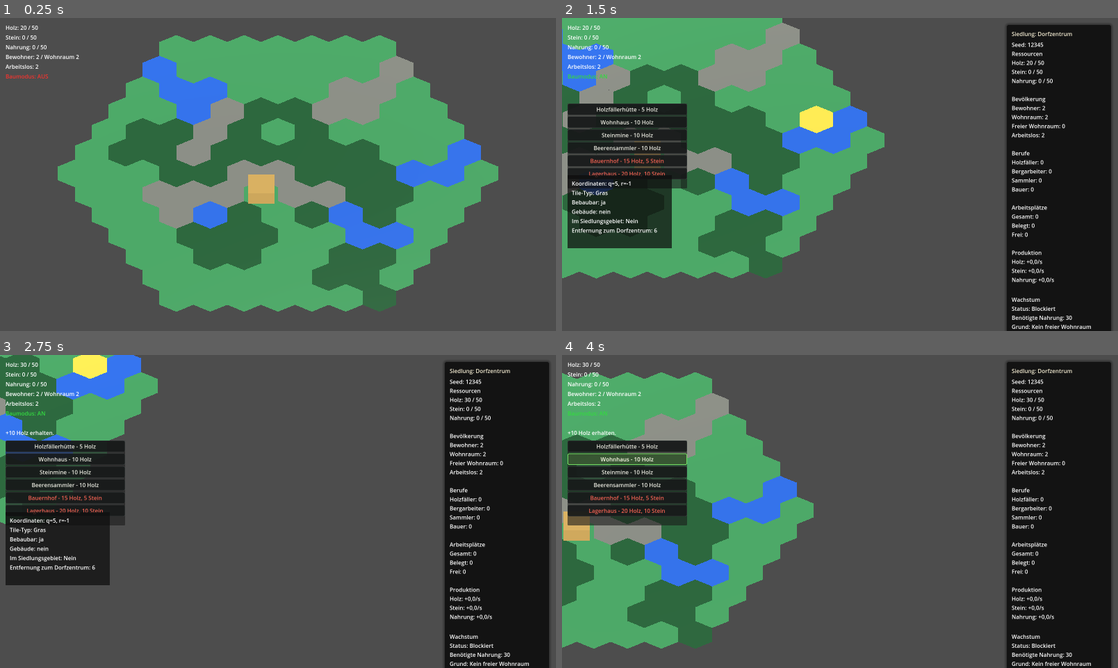
Above: before the commit, frames 1-4 (two rows, left to right).
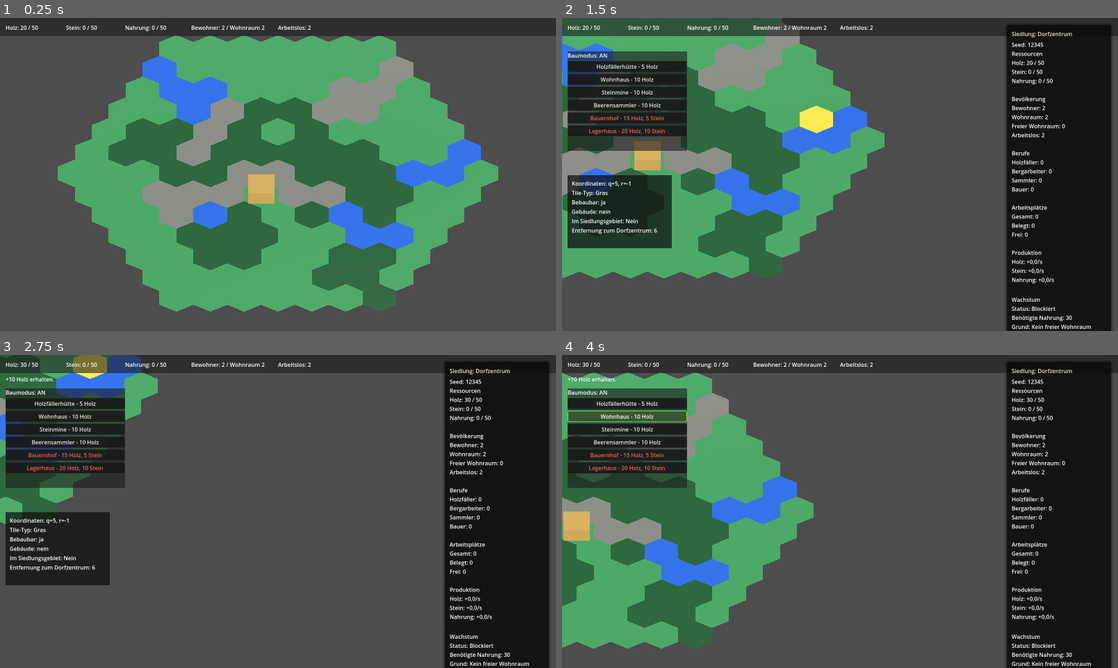
Above: after the commit, the same moments.

Repository: Ranu4922/CodexGame
Game: Godot game, scene res://scenes/Main.tscn
The game is run twice, just before and just after one commit, with the same random seed, the same clock (stepped at 60 frames per second) and the same inputs.
Inputs (mouse positions are in pixels of both pictures, inside the frame that each line leads up to):
- Up to frame 1 (0.25 s): no input
- Up to frame 2 (1.5 s): tap Enter at 0.5 s; move the mouse to (962, 158) at 0.52 s; hold D 0.53-1.28 s; tap I at 0.6 s; click (962, 158) at 0.67 s; move the mouse to (728, 190) at 1.27 s; hold S from 1.28 s (still down); tap B at 1.35 s
- Up to frame 3 (2.75 s): move the mouse to (333, 442) at 2.02 s; release S at 2.03 s; hold D from 2.03 s (still down); tap R at 2.1 s
- Up to frame 4 (4 s): move the mouse to (812, 574) at 2.77 s; release D at 2.78 s; hold W 2.78-3.53 s; tap 1 at 2.85 s; click (812, 574) at 2.92 s; move the mouse to (1006, 558) at 3.52 s; hold A from 3.53 s (still down); tap 2 at 3.6 s

The runs differ from the first frame. In frame 1, 5.9% of the frame differs, in the area x 0-100%, y 0-20%; in frame 2, 12%; in frame 3, 12%; in frame 4, 13%, in the area x 0-100%, y 0-55%.

Commit message:
Split HUD and info panels

Diff:
--- a/scenes/GameWorld.tscn
+++ b/scenes/GameWorld.tscn
@@ -54,75 +54,86 @@
 
 [node name="CanvasLayer" type="CanvasLayer" parent="."]
 
+[node name="TopHudPanel" type="Panel" parent="CanvasLayer"]
+offset_left = 0.0
+offset_top = 0.0
+offset_right = 1600.0
+offset_bottom = 52.0
+
 [node name="ResourceLabel" type="Label" parent="CanvasLayer"]
 offset_left = 16.0
 offset_top = 16.0
+offset_right = 180.0
+offset_bottom = 44.0
+text = "Holz: 20 / 50"
+
+[node name="StoneLabel" type="Label" parent="CanvasLayer"]
+offset_left = 190.0
+offset_top = 16.0
+offset_right = 350.0
+offset_bottom = 44.0
+text = "Stein: 0 / 50"
+
+[node name="FoodLabel" type="Label" parent="CanvasLayer"]
+offset_left = 360.0
+offset_top = 16.0
+offset_right = 540.0
+offset_bottom = 44.0
+text = "Nahrung: 0 / 50"
+
+[node name="PopulationLabel" type="Label" parent="CanvasLayer"]
+offset_left = 550.0
+offset_top = 16.0
+offset_right = 790.0
+offset_bottom = 44.0
+text = "Bewohner: 2 / Wohnraum 2"
+
+[node name="UnemployedLabel" type="Label" parent="CanvasLayer"]
+offset_left = 800.0
+offset_top = 16.0
+offset_right = 960.0
+offset_bottom = 44.0
+text = "Arbeitslos: 2"
+
+[node name="BuildModeLabel" type="Label" parent="CanvasLayer"]
+visible = false
+offset_left = 16.0
+offset_top = 56.0
+offset_right = 220.0
+offset_bottom = 84.0
+text = "Baumodus: AUS"
+
+[node name="SelectedBuildingLabel" type="Label" parent="CanvasLayer"]
+visible = false
+offset_left = 16.0
+offset_top = 84.0
 offset_right = 440.0
-offset_bottom = 48.0
-text = "Holz: 20 / 50"
-
-[node name="StoneLabel" type="Label" parent="CanvasLayer"]
-offset_left = 16.0
-offset_top = 44.0
-offset_right = 440.0
-offset_bottom = 76.0
-text = "Stein: 0 / 50"
-
-[node name="FoodLabel" type="Label" parent="CanvasLayer"]
-offset_left = 16.0
-offset_top = 72.0
-offset_right = 440.0
-offset_bottom = 104.0
-text = "Nahrung: 0 / 50"
-
-[node name="PopulationLabel" type="Label" parent="CanvasLayer"]
-offset_left = 16.0
-offset_top = 100.0
-offset_right = 440.0
-offset_bottom = 132.0
-text = "Bewohner: 2 / Wohnraum 2"
-
-[node name="UnemployedLabel" type="Label" parent="CanvasLayer"]
-offset_left = 16.0
-offset_top = 128.0
-offset_right = 440.0
-offset_bottom = 160.0
-text = "Arbeitslos: 2"
-
-[node name="BuildModeLabel" type="Label" parent="CanvasLayer"]
-offset_left = 16.0
-offset_top = 156.0
-offset_right = 440.0
-offset_bottom = 188.0
-text = "Baumodus: AUS"
-
-[node name="SelectedBuildingLabel" type="Label" parent="CanvasLayer"]
-visible = false
-offset_left = 16.0
-offset_top = 184.0
-offset_right = 440.0
-offset_bottom = 216.0
+offset_bottom = 112.0
 text = "Ausgewähltes Gebäude: -"
 
 [node name="MessageLabel" type="Label" parent="CanvasLayer"]
 offset_left = 16.0
-offset_top = 212.0
+offset_top = 58.0
 offset_right = 760.0
-offset_bottom = 244.0
+offset_bottom = 90.0
 text = ""
 
 [node name="BuildMenu" type="PanelContainer" parent="CanvasLayer"]
 visible = false
 offset_left = 16.0
-offset_top = 246.0
+offset_top = 96.0
 offset_right = 360.0
-offset_bottom = 490.0
+offset_bottom = 382.0
 
 [node name="VBoxContainer" type="VBoxContainer" parent="CanvasLayer/BuildMenu"]
 offset_left = 7.0
 offset_top = 7.0
 offset_right = 337.0
-offset_bottom = 237.0
+offset_bottom = 279.0
+
+[node name="BuildMenuTitleLabel" type="Label" parent="CanvasLayer/BuildMenu/VBoxContainer"]
+layout_mode = 2
+text = "Baumodus: AN"
 
 [node name="LumberjackButton" type="Button" parent="CanvasLayer/BuildMenu/VBoxContainer"]
 layout_mode = 2
@@ -178,10 +189,21 @@
 [node name="InfoPanel" type="PanelContainer" parent="CanvasLayer"]
 visible = false
 offset_left = 16.0
-offset_top = 452.0
+offset_top = 730.0
 offset_right = 16.0
-offset_bottom = 452.0
+offset_bottom = 730.0
 
 [node name="InfoLabel" type="Label" parent="CanvasLayer/InfoPanel"]
 layout_mode = 2
 text = ""
+
+[node name="BuildingDetailPanel" type="PanelContainer" parent="CanvasLayer"]
+visible = false
+offset_left = 1220.0
+offset_top = 610.0
+offset_right = 1220.0
+offset_bottom = 610.0
+
+[node name="BuildingDetailLabel" type="Label" parent="CanvasLayer/BuildingDetailPanel"]
+layout_mode = 2
+text = ""
